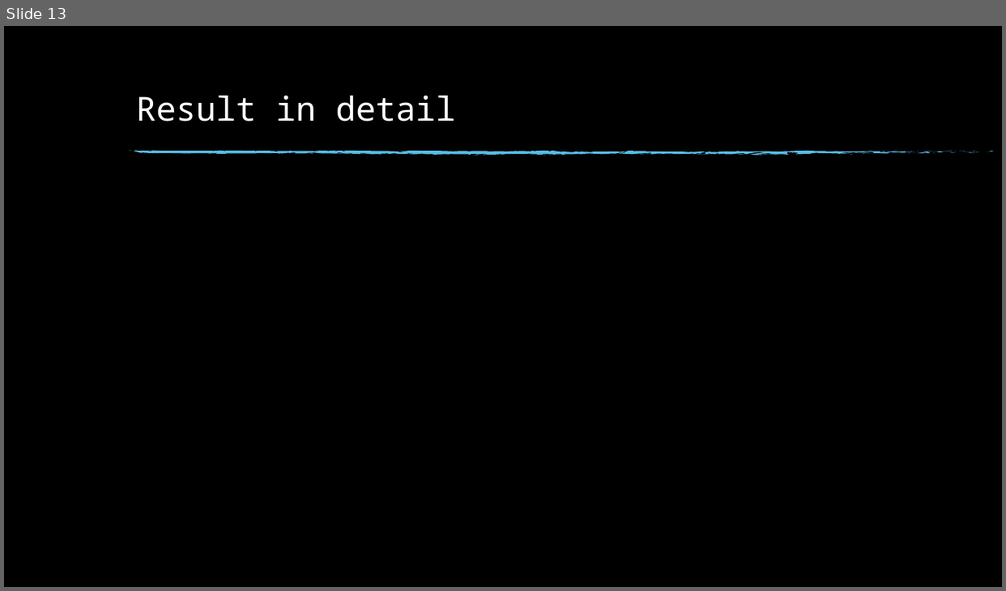
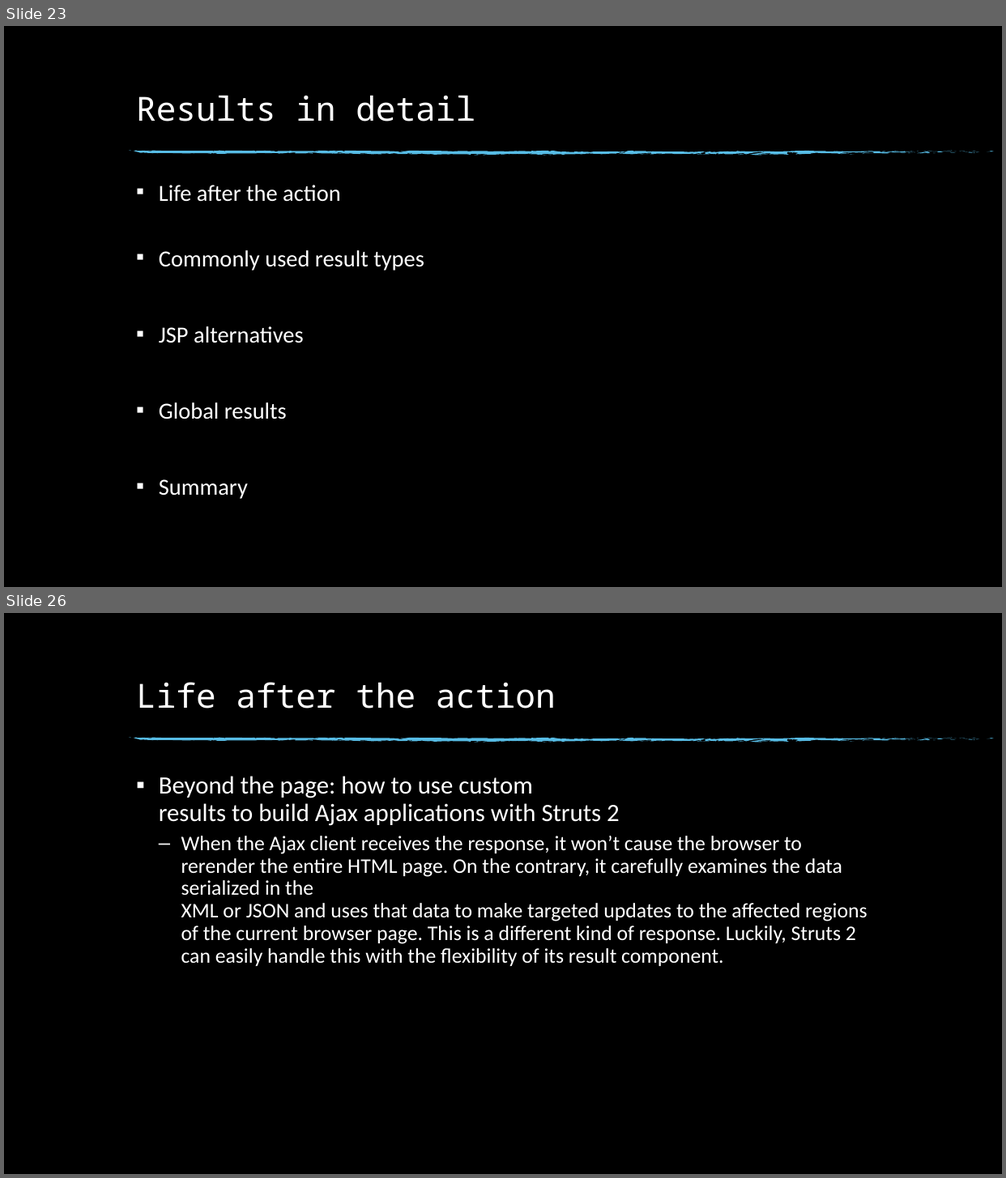
Before and after one commit to KernelDang/JEE, a slide deck: Seminar/slide.pptx. Shown one above the other, each under a label of ours: slide 13 before the commit, slides 23 and 26 after it; the slides between them are not shown. The pictures are 1006x591 and 1006x1178 pixels, drawn with LibreOffice and Linux fonts; fonts in the diff are those of the drawing; background and template pictures are left out. Boxes give left, top, right and bottom in pixels: in the first picture for what was removed or moved away, otherwise in the second. Text is boxed around its words. In the diff, an @@ line names an element or a change of style, - is before the commit and + after.

```diff
--- a/Seminar/slide.pptx
+++ b/Seminar/slide.pptx
@@ slide 26 added at (x1=4, y1=613, x2=1002, y2=1174), background picture (left out); not listed: 74 template elements that a slide beside it also shows @@
@@ title added at (x1=136, y1=682, x2=556, y2=709), 32 pt, text #FFFFFF @@
+Life after the action
@@ text added at (x1=159, y1=776, x2=867, y2=966), 20 pt, text #FFFFFF @@
+▪ Beyond the page: how to use custom
+  results to build Ajax applications with Struts 2
+  – When the Ajax client receives the response, it won’t cause the browser to rerender the entire HTML page. On the contrary, it carefully examines the data serialized in the
+    XML or JSON and uses that data to make targeted updates to the affected regions of the current browser page. This is a different kind of response. Luckily, Struts 2 can easily handle this with the flexibility of its result component.
@@ what was slide 13 is now slide 23 @@
@@ slide 23 changed as well @@
@@ title at (x1=136, y1=95, x2=475, y2=122): text changed @@
-Result in detail
+Results in detail
@@ text added at (x1=159, y1=185, x2=424, y2=499), 22.2 pt, text #FFFFFF @@
+▪ Life after the action
+▪ Commonly used result types
+▪ JSP alternatives
+▪ Global results
+▪ Summary
```
Also in this commit, not shown: 1 other slide changed, 33 other slides added.
